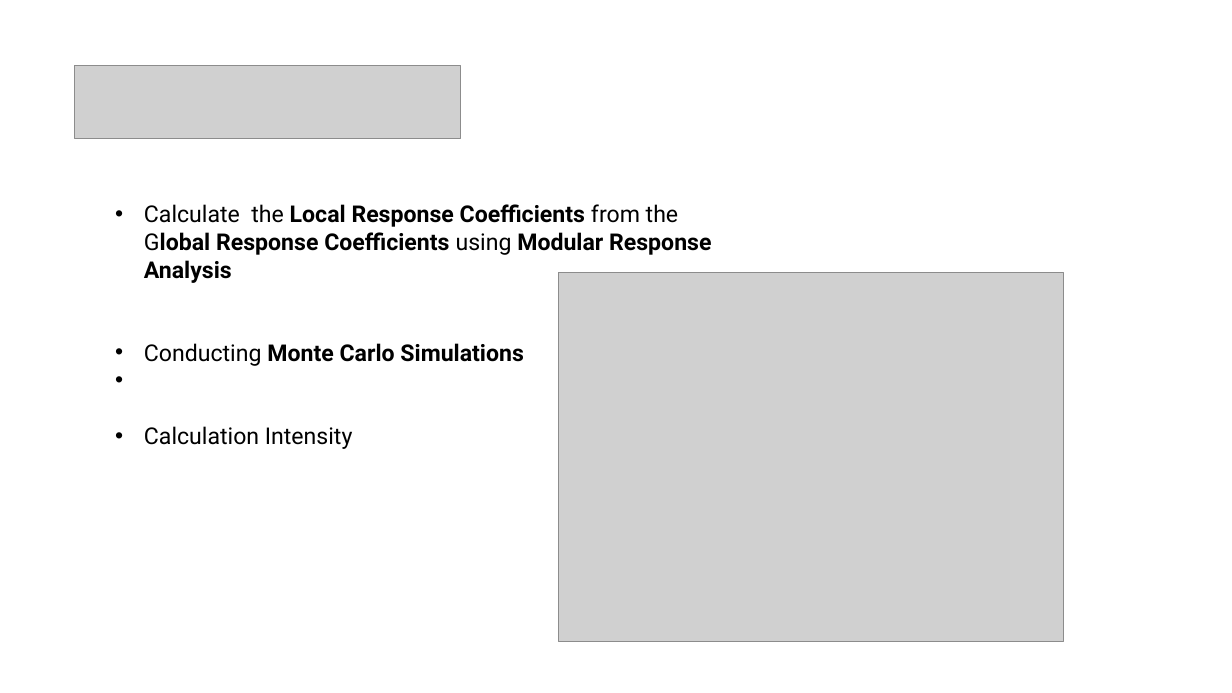
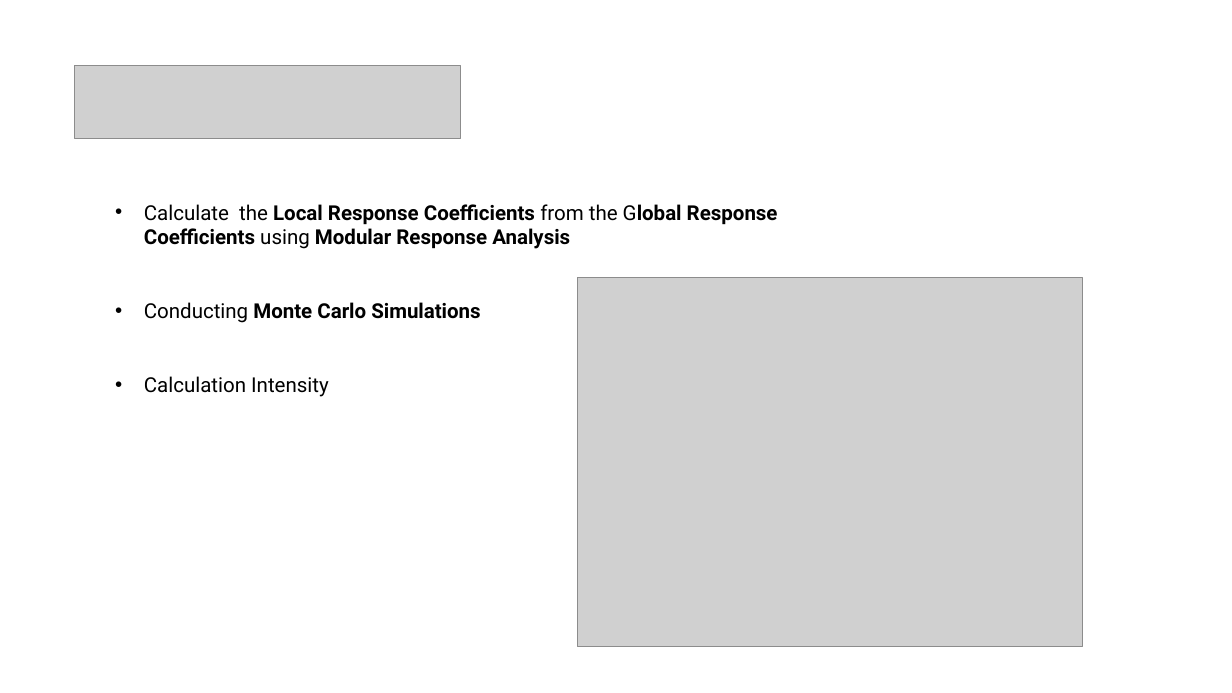
Before and after one commit to LoqmanSamani/mapk-pathway, a slide deck: slide 8 of article/presentation .odp (slide 7 before the commit). Drawn at 1232x693 pixels with LibreOffice and Linux fonts; fonts in the diff are those of the drawing; grey boxes stand for pictures. Boxes give left, top, right and bottom in pixels: in the first picture for what was removed or moved away, otherwise in the second. Text is boxed around its words. In the diff, an @@ line names an element or a change of style, - is before the commit and + after.

```diff
--- a/article/presentation .odp
+++ b/article/presentation .odp
@@ text "Calculate the Local Response Coefficients ..." at (144, 204, 778, 397): size 18 to 16 pt @@
@@ picture: place and size @@
-picture at (558, 273, 1064, 641)
+picture at (578, 278, 1083, 647)
```
Also in this commit, not shown: 9 other slides changed, 1 slide added.
